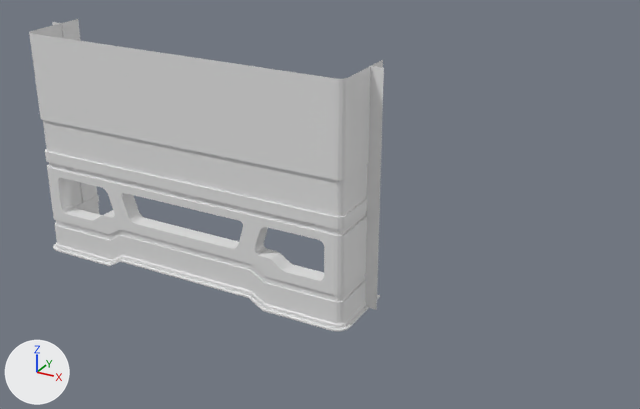
Two versions of the Blender file Scene/ModularPieces.blend, one commit apart.
One viewpoint serves both versions: a 50 mm camera at (19.5, -40.0, 27.4) aimed at (-3.8, 2.3, 6.3). Arrows for +X, +Y and +Z are at lower left; the lights stay in place. The same objects are shown in both versions, whatever each file hides. Materials are left out; every surface is plain grey.

In view in the first picture: 'Main_Window'.
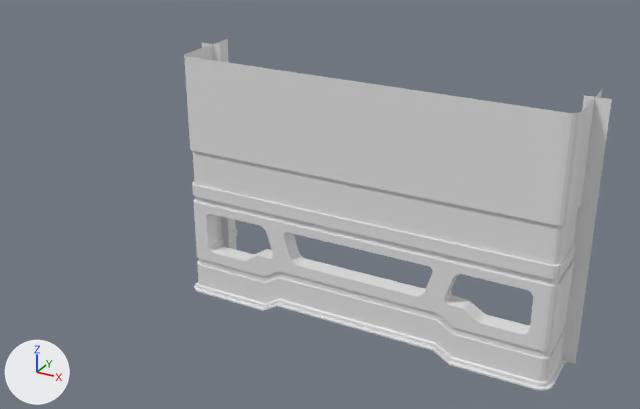
Where the change shows, as pixel boxes (x1, y1, x2, y2) in the pictures (640 x 409 px; the box of a moved part takes in the faces that stretch with it):
'Main_Window', reshaped, modifiers changed (21% wider, 13% taller): before (29, 19, 384, 331); after (184, 39, 612, 391)
part 1 of me_main_window, moved or reshaped: before (169, 54, 383, 331); after (184, 39, 602, 391)
part 2 of me_main_window, deleted: before (29, 19, 191, 279)
part 3 of me_main_window, deleted: before (52, 22, 84, 210)
part 4 of me_main_window, deleted: before (364, 66, 384, 310)
part 5 of me_main_window, added: after (202, 43, 612, 364)

The edits, one by one:
me_main_window has 540 vertices, 376 faces and spans x -24.0..0.0, y 0.0..15.0, z -4.2..0.8.
me_main_window is used by ob_main_window; location (0.0, 0.0, 0.0); rotation (1.571, 0.0, 0.0), in degrees (90, 0, 0).
Verts and faces of me_main_window; kept vertices keep their numbers, new ones are numbered from 540.
me_main_window part 1: the loose piece of 266 vertices spanning x -12.0..-0.5, y 0.0..15.0, z -4.2..0.8 is moved by (12.0, 0.0, 0.0).
me_main_window part 2: the loose piece of 266 vertices spanning x -23.5..-12.0, y 0.0..15.0, z -4.2..0.8 is deleted.
me_main_window part 3: the loose piece of 4 vertices spanning x -24.0..-23.1, y 0.0..15.0, z -2.6 is deleted.
me_main_window part 4: the loose piece of 4 vertices spanning x -0.9..0.0, y 0.0..15.0, z -2.6 is deleted.
Part 5, on me_main_window:
New vertex 554 is at (10.7, 0.0, -2.6).
New vertex 555 is at (10.7, 15.0, -2.6), pixel (584, 95).
New vertex 556 is at (12.0, 0.0, -2.6), pixel (575, 364).
New vertex 557 is at (12.0, 15.0, -2.6), pixel (611, 99).
New faces: (554, 556, 557, 555).
Object 'Main_Window' (ob_main_window) gains a MIRROR modifier named 'Mirror'.
Modifier setting: use_clip = True.
